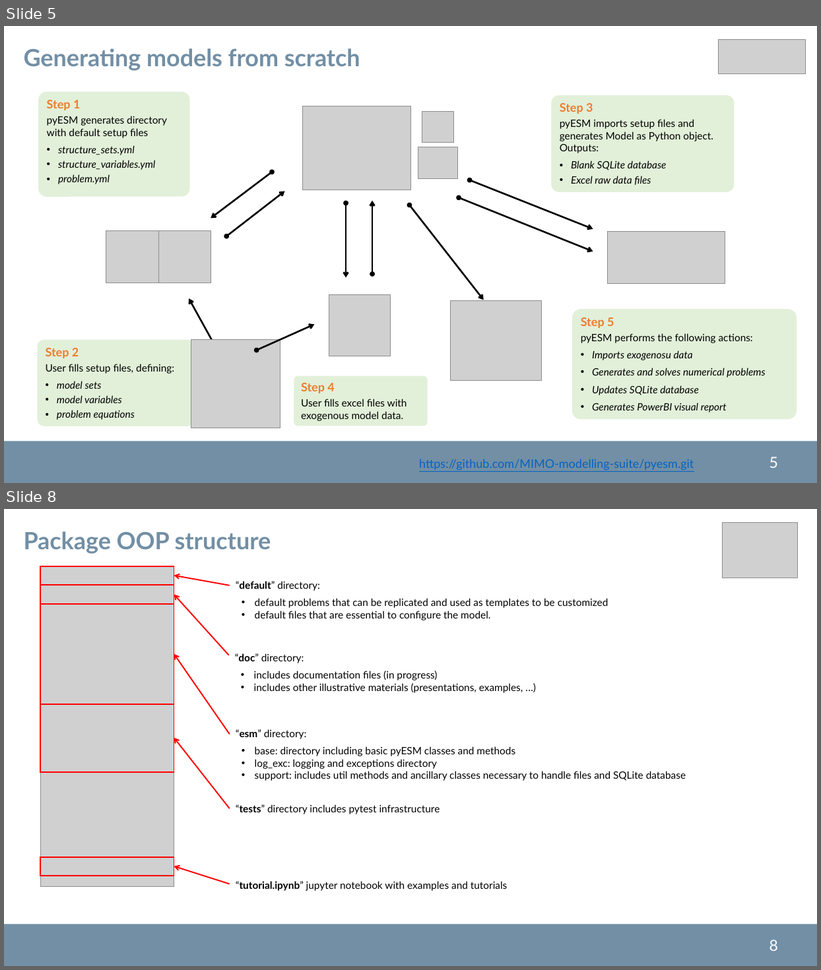
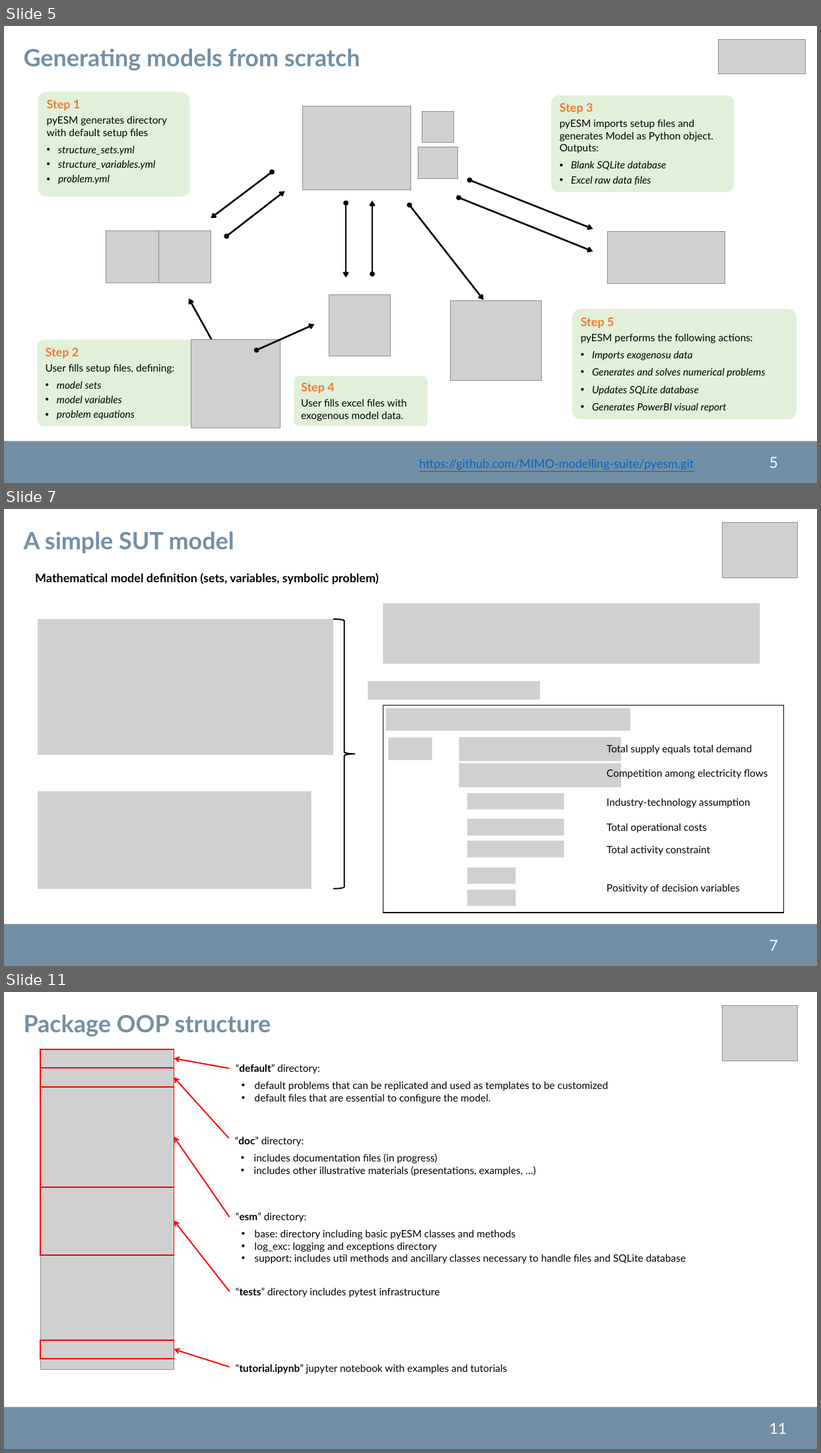
Before and after one commit to pyESM-project/pyesm, a slide deck: doc/pyesm.pptx. Shown one above the other, each under a label of ours: slides 5 and 8 before the commit, slides 5, 7 and 11 after it; the slides between them are not shown. The pictures are 821x970 and 821x1453 pixels, drawn with LibreOffice and Linux fonts; fonts in the diff are those of the drawing; grey boxes stand for pictures; background and template pictures are left out. Boxes give left, top, right and bottom in pixels: in the first picture for what was removed or moved away, otherwise in the second. Text is boxed around its words. In the diff, an @@ line names an element or a change of style, - is before the commit and + after.

Commit message:
Issue on reindexing when generating cvxpy variables solved (see issue #23 on github)

```diff
--- a/doc/pyesm.pptx
+++ b/doc/pyesm.pptx
@@ slide 7 added at [4,509,817,966], background #FFFFFF; not listed: 2 template elements that a slide beside it also shows @@
@@ picture added at [723,522,797,578] @@
@@ text added at [24,531,234,553], 28 pt, text #728FA5, bold @@
+A simple SUT model
@@ text added at [35,573,379,584], 14 pt, text #000000, bold @@
+  Mathematical model definition (sets, variables, symbolic problem)
@@ picture added at [384,603,760,664] @@
@@ picture added at [38,619,333,755] @@
@@ right brace added at [333,619,355,890], outline #000000 1.5 pt @@
@@ picture added at [368,682,540,700] @@
@@ rectangle added at [384,706,784,913], outline #000000 1 pt @@
@@ picture added at [386,708,630,731] @@
@@ picture added at [388,738,432,760] @@
@@ picture added at [459,737,621,762] @@
@@ text added at [607,743,752,755], 12 pt, text #000000 @@
+  Total supply equals total demand
@@ picture added at [459,763,621,788] @@
@@ text added at [607,769,768,779], 12 pt, text #000000 @@
+  Competition among electricity flows
@@ picture added at [38,791,312,889] @@
@@ picture added at [467,793,564,810] @@
@@ text added at [607,798,750,808], 12 pt, text #000000 @@
+  Industry-technology assumption
@@ picture added at [467,819,564,836] @@
@@ text added at [607,823,707,833], 12 pt, text #000000 @@
+  Total operational costs
@@ picture added at [467,841,564,858] @@
@@ text added at [607,846,710,855], 12 pt, text #000000 @@
+  Total activity constraint
@@ picture added at [467,867,516,884] @@
@@ text added at [607,884,740,894], 12 pt, text #000000 @@
+  Positivity of decision variables
@@ picture added at [467,890,516,907] @@
@@ what was slide 8 is now slide 11 @@
@@ page number at [770,1423,787,1434]: text changed @@
-8
+11
```
Also in this commit, not shown: 2 slides changed, 2 other slides added, 5 other files.
